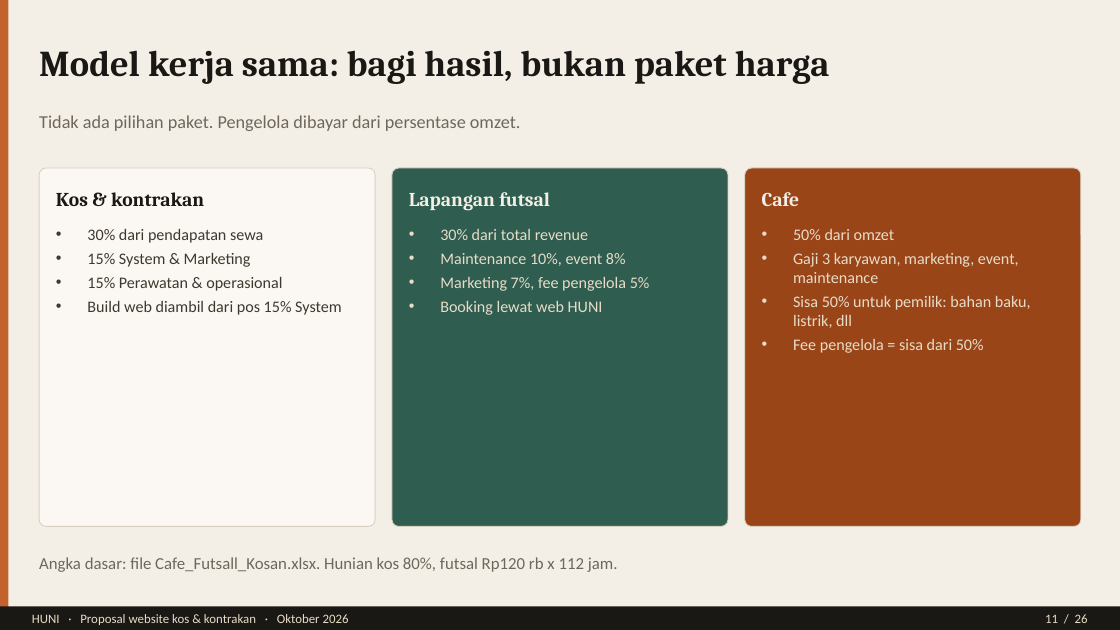
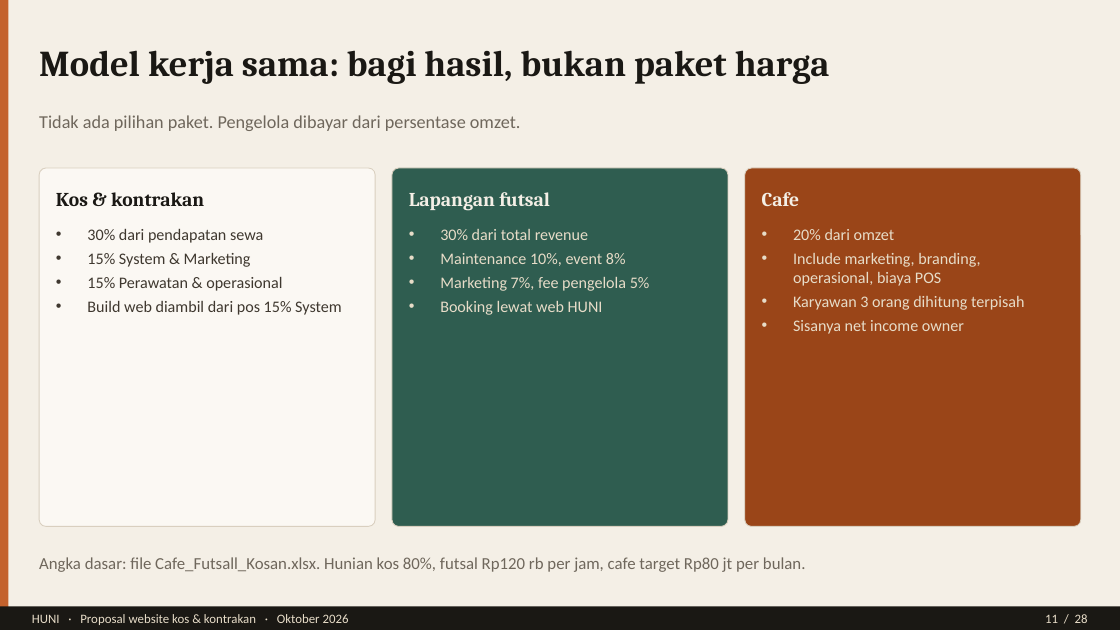
Before and after one commit to Luckywar123/Huni-porto, a slide deck: slide 11 of public/pitch/HUNI-Pitch-Deck-Lengkap.pptx. Drawn at 1120x630 pixels with LibreOffice and Linux fonts; fonts in the diff are those of the drawing. Boxes give left, top, right and bottom in pixels: in the first picture for what was removed or moved away, otherwise in the second. Text is boxed around its words. In the diff, an @@ line names an element or a change of style, - is before the commit and + after.

```diff
--- a/public/pitch/HUNI-Pitch-Deck-Lengkap.pptx
+++ b/public/pitch/HUNI-Pitch-Deck-Lengkap.pptx
@@ text at <box>793,229,1024,334</box>: text changed @@
-• 50% dari omzet
-• Gaji 3 karyawan, marketing, event, maintenance
-• Sisa 50% untuk pemilik: bahan baku, listrik, dll
-• Fee pengelola = sisa dari 50%
+• 20% dari omzet
+• Include marketing, branding, operasional, biaya POS
+• Karyawan 3 orang dihitung terpisah
+• Sisanya net income owner
@@ text at <box>39,557,806,572</box>: text changed @@
-Angka dasar: file Cafe_Futsall_Kosan.xlsx. Hunian kos 80%, futsal Rp120 rb x 112 jam.
+Angka dasar: file Cafe_Futsall_Kosan.xlsx. Hunian kos 80%, futsal Rp120 rb per jam, cafe target Rp80 jt per bulan.
```
Also in this commit, not shown: 23 other slides changed, 3 slides added, 1 slide removed, 3 other files.
